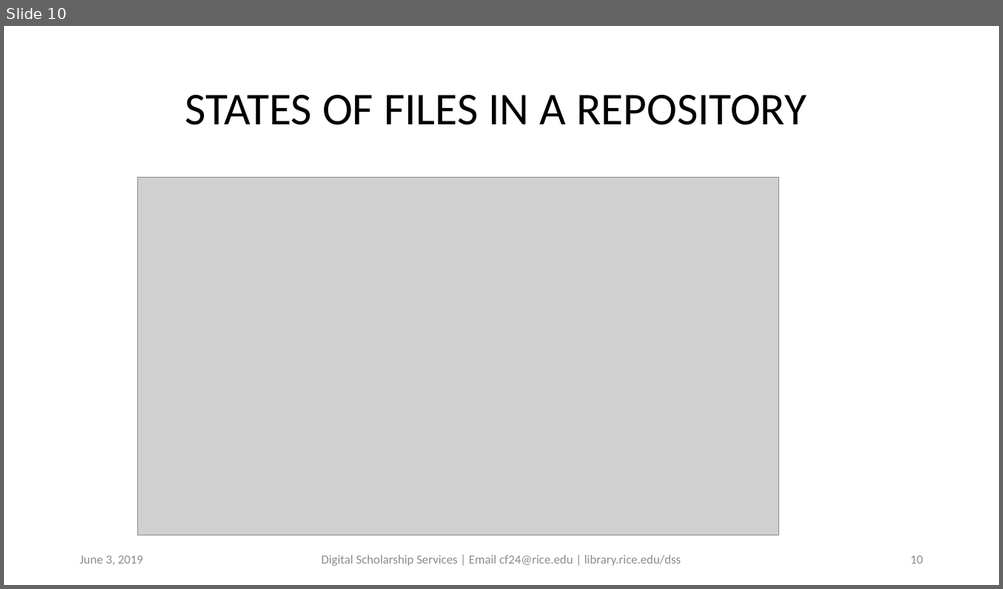
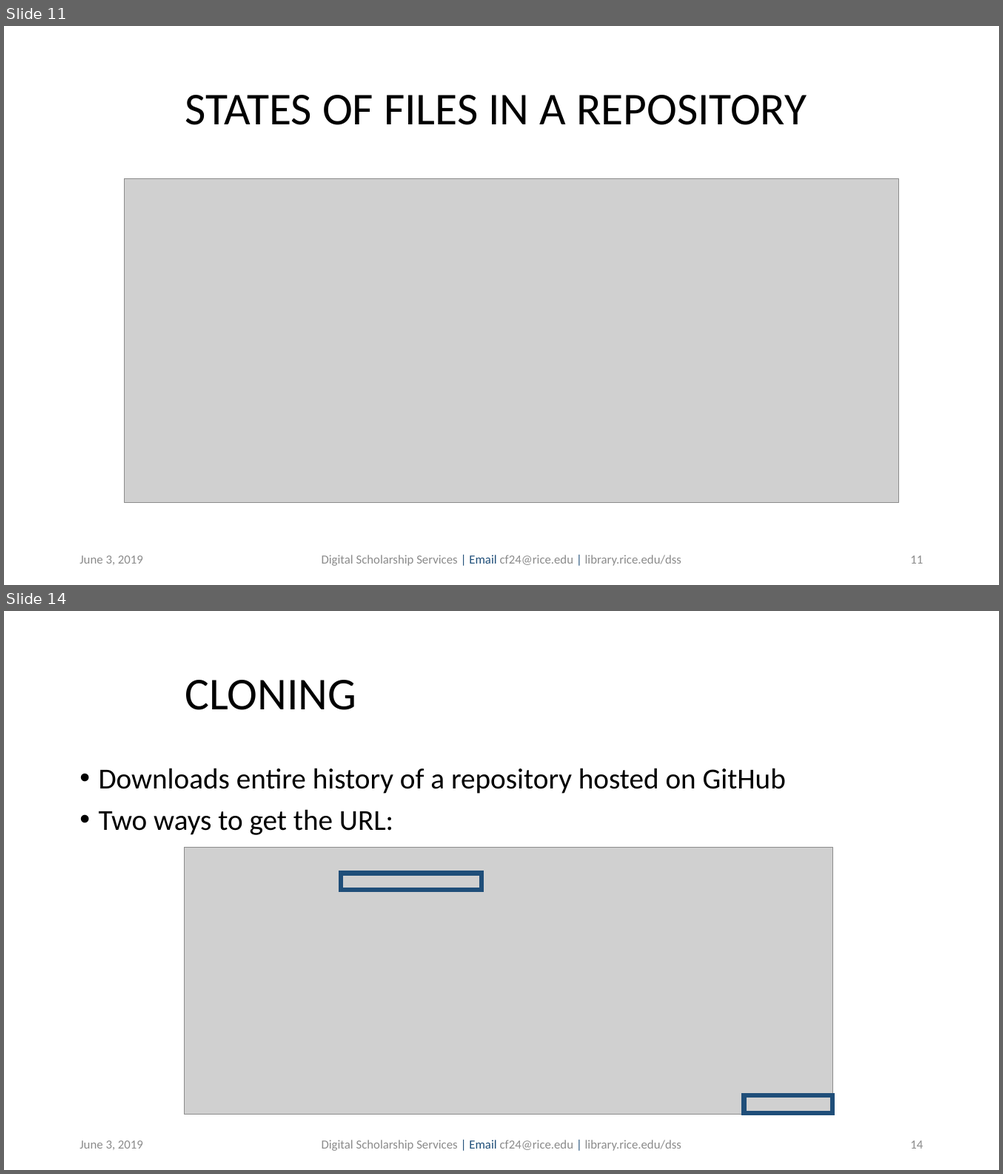
Before and after one commit to bakitybacon/rice-data-and-donuts, a slide deck: github/Introduction to Git & Github.pptx. Shown one above the other, each under a label of ours: slide 10 before the commit, slides 11 and 14 after it; the slides between them are not shown. The pictures are 1003x589 and 1003x1174 pixels, drawn with LibreOffice and Linux fonts; fonts in the diff are those of the drawing; grey boxes stand for pictures; background and template pictures are left out. Boxes give left, top, right and bottom in pixels: in the first picture for what was removed or moved away, otherwise in the second. Text is boxed around its words. In the diff, an @@ line names an element or a change of style, - is before the commit and + after.

```diff
--- a/github/Introduction to Git & Github.pptx
+++ b/github/Introduction to Git & Github.pptx
@@ slide 14 added at (x1=4, y1=611, x2=999, y2=1170), background #FFFFFF @@
@@ title added at (x1=185, y1=680, x2=356, y2=710), 44 pt, text #000000 @@
+CLONING
@@ text added at (x1=99, y1=768, x2=785, y2=835), 28 pt, text #000000 @@
+• Downloads entire history of a repository hosted on GitHub
+• Two ways to get the URL:
@@ picture added at (x1=185, y1=848, x2=833, y2=1115) @@
@@ rectangle added at (x1=341, y1=874, x2=481, y2=890), outline #1F4E79 4.5 pt @@
@@ rectangle added at (x1=744, y1=1096, x2=833, y2=1114), outline #1F4E79 4.5 pt @@
@@ text added at (x1=79, y1=1141, x2=143, y2=1150), 12 pt, text #8C8C8C @@
+June 3, 2019
@@ text added at (x1=321, y1=1140, x2=681, y2=1151), 12 pt, text #8C8C8C @@
+Digital Scholarship Services | Email cf24@rice.edu | library.rice.edu/dss
@@ page number added at (x1=910, y1=1141, x2=922, y2=1149), 12 pt, text #8C8C8C @@
+14
@@ what was slide 10 is now slide 11 @@
@@ slide 11 changed as well @@
@@ picture resized from (x1=137, y1=178, x2=779, y2=536) to (x1=124, y1=179, x2=899, y2=503) @@
@@ text "Digital Scholarship Services | Email ..." at (x1=321, y1=555, x2=681, y2=566): text colour #8C8C8C to #1F4E79 in "| Email |" @@
@@ page number at (x1=910, y1=556, x2=922, y2=564): text changed @@
-10
+11
```
Also in this commit, not shown: 8 other slides changed, 18 other slides added.
